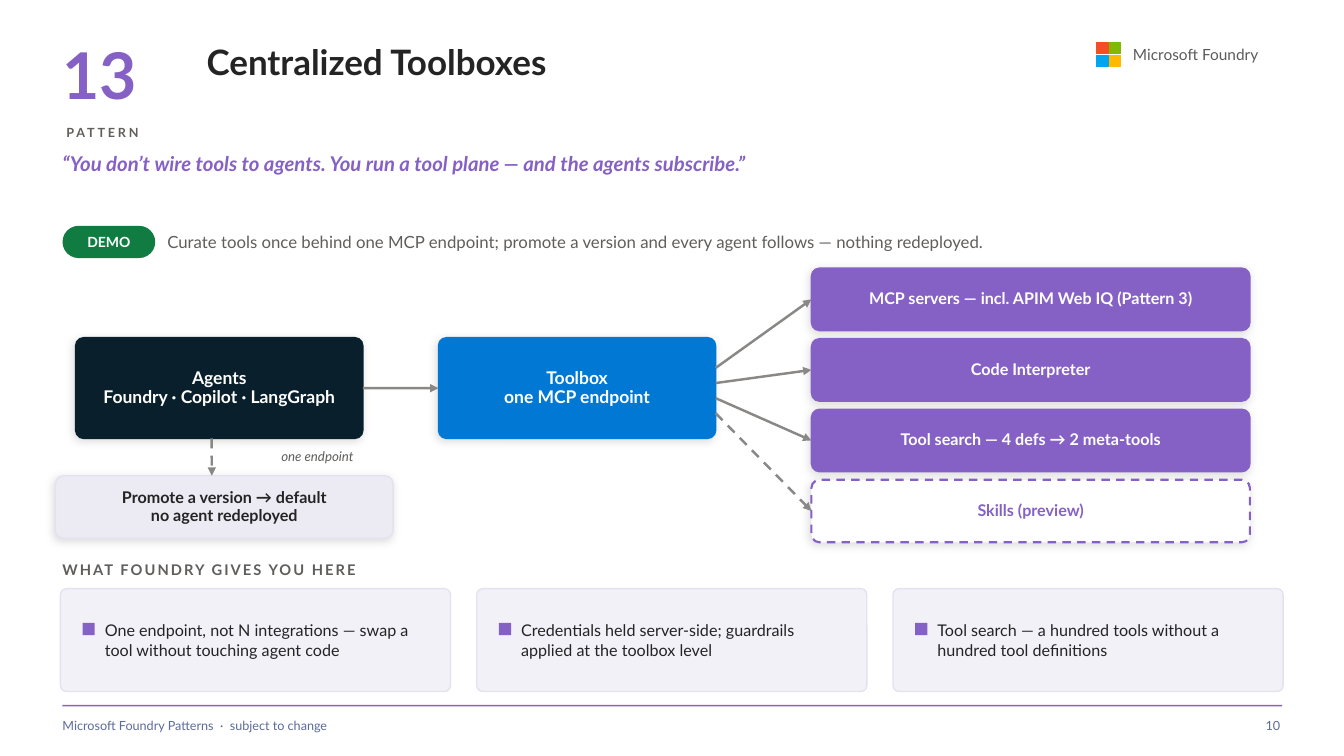
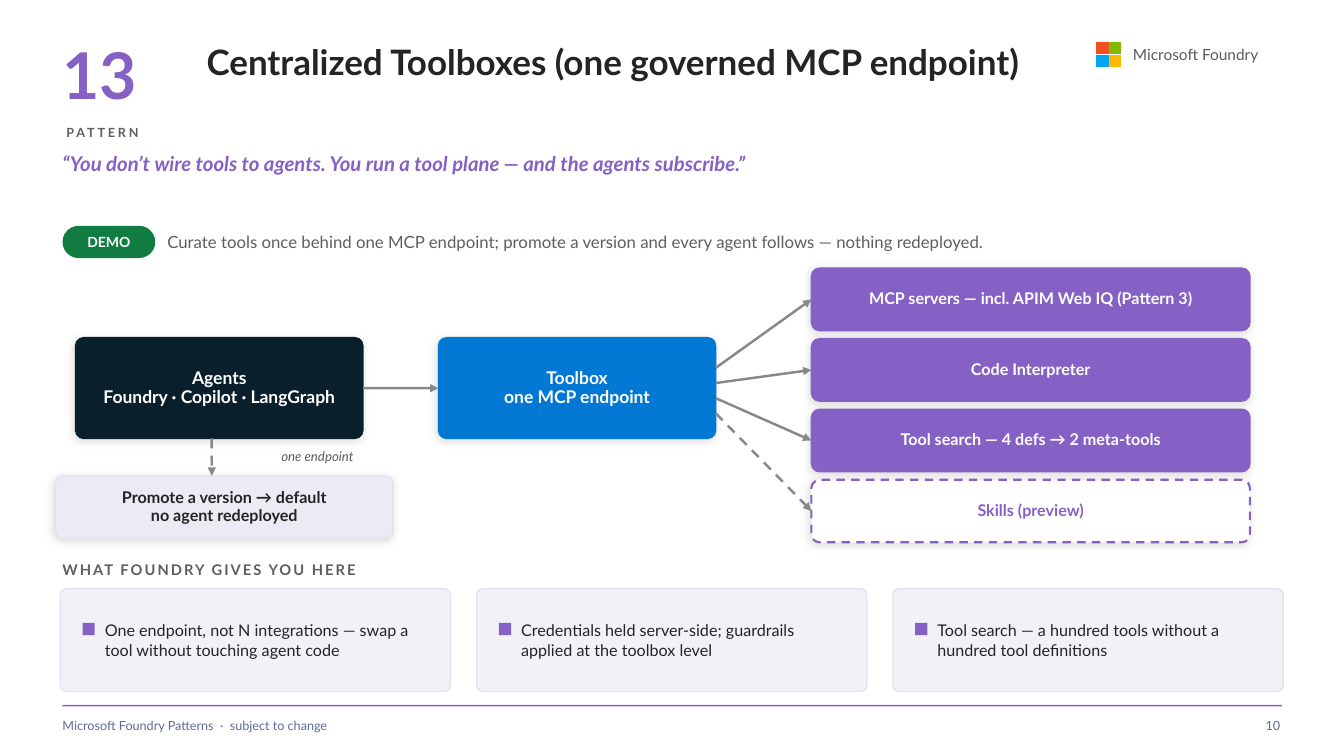
Before and after one commit to SridharArrabelly/foundry-pattern-library, a slide deck: slide 10 of foundry-patterns.pptx. Drawn at 1344x756 pixels with LibreOffice and Linux fonts; fonts in the diff are those of the drawing. Boxes give left, top, right and bottom in pixels: in the first picture for what was removed or moved away, otherwise in the second. Text is boxed around its words. In the diff, an @@ line names an element or a change of style, - is before the commit and + after.

```diff
--- a/foundry-patterns.pptx
+++ b/foundry-patterns.pptx
@@ text at (x1=207, y1=47, x2=1019, y2=82): text changed @@
-Centralized Toolboxes
+Centralized Toolboxes (one governed MCP endpoint)
```
Also in this commit, not shown: 12 other slides changed, 1 slide removed, 18 other files.
